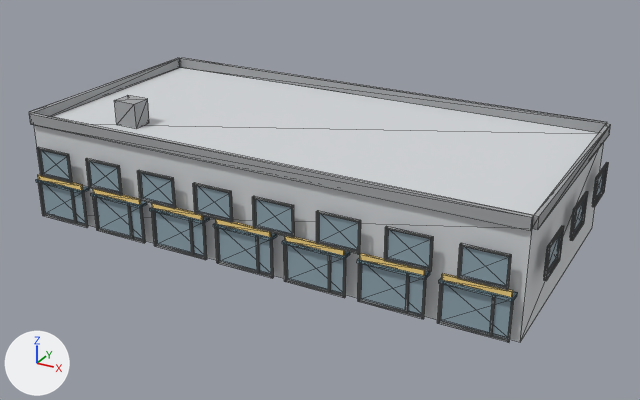
Two versions of the glTF model public/buildings/commercial_4x2_a.glb, one commit apart.
Rendered twice from a 50 mm camera at (39.5, -36.2, 23.2) aimed at (16.0, 6.6, 1.8). Every picture has the same lights, and +X, +Y and +Z are marked at lower left. The first picture is the older version. Mesh edges are drawn as thin lines. Vertices at exactly the same position are counted once.

The first picture shows 'commercial_4x2_a_0'.
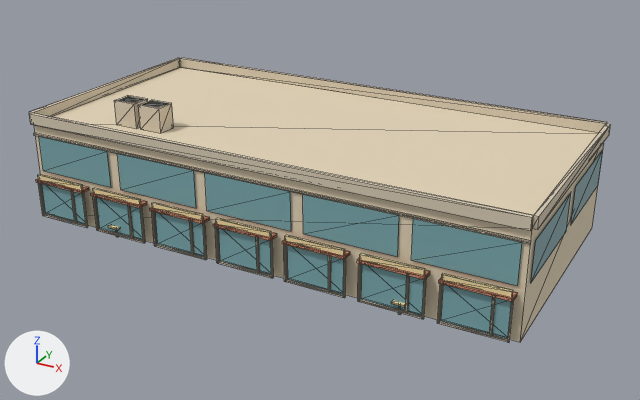
Boxes [x1, y1, x2, y2] around the edits, measured in the pictures (640 x 400 px; the box of a moved part takes in the faces that stretch with it):
'commercial_4x2_a_0', recoloured, reshaped (light grey to beige)
    both: [29, 58, 611, 342]
part 1 of me_commercial_4x2_a_0, added
    after: [34, 133, 531, 244]
part 2 of me_commercial_4x2_a_0, added (beige)
    after: [139, 100, 174, 133]
part 3 of me_commercial_4x2_a_0, added
    after: [391, 300, 406, 307]
part 4 of me_commercial_4x2_a_0, deleted
    before: [37, 147, 608, 290]
part 5 of me_commercial_4x2_a_0, moved or reshaped
    before: [93, 188, 423, 270]
    after: [39, 97, 603, 286]

What changed in the scene script:
```text
Change mat_commercial_4x2_a_wall:
    mat_commercial_4x2_a_wall.base_color: (0.66, 0.68, 0.7) -> (0.77, 0.66, 0.48)  # light grey #d4d7da -> beige #e3d4b8
Change mat_commercial_4x2_a_trim:
    mat_commercial_4x2_a_trim.base_color: (0.363, 0.374, 0.385) -> (0.69, 0.6, 0.46)  # grey #a2a5a7 -> beige #d8cbb5
Change mat_commercial_4x2_a_awning:
    mat_commercial_4x2_a_awning.base_color: (0.18, 0.28, 0.34) -> (0.66, 0.26, 0.15)  # greyish blue #76909e -> beige #d48b6c
Change me_commercial_4x2_a_0:
    used by ob_commercial_4x2_a_0; location = (0.0, 0.0, 0.0)
    remove me_commercial_4x2_a_0.from_pydata(...)  # 1364 vertices, 2064 faces; spans x -0.6..31.1, y -0.8..15.1, z 0.0..7.5
    add me_commercial_4x2_a_0.from_pydata(...)  # 604 vertices, 860 faces; spans x -0.2..30.8, y -0.8..14.8, z 0.0..7.5
    me_commercial_4x2_a_0 part 1: a new loose piece, a box spanning x 0.0..30.5, y -0.1..0.0, z 5.25..5.38, in mat_commercial_4x2_a_trim (beige #d8cbb5)
    me_commercial_4x2_a_0 part 2: a new loose piece, a box spanning x 6.4..7.9, y 2.2..3.4, z 6.0..7.5, in mat_commercial_4x2_a_trim (beige #d8cbb5)
    me_commercial_4x2_a_0 part 3: a new loose piece, a box spanning x 24.05..24.75, y -0.68..-0.1, z 0.65..0.76, in mat_commercial_4x2_a_sign (beige #f0dda6)
    me_commercial_4x2_a_0 part 4: 108 loose pieces with 864 vertices, spanning x -0.6..31.1, y -0.6..15.1, z 2.9..4.7, are deleted
    me_commercial_4x2_a_0 part 5
    16 vertices are removed from x 8.3..22.2, y -0.6..-0.5, z 2.9..3.0
    38 faces are deleted
    36 vertices are added at x -0.1..30.6, y -0.1..14.6, z 3.0..7.5
    28 new vertices lie (0.0, 0.0, 2.2) away from vertices in x -0.1..30.6, y -0.1..14.6, z 3.0
    32 new faces join them, mat_commercial_4x2_a_glass (cyan #7caaaf)
    14 new faces join them, mat_commercial_4x2_a_sign (beige #f0dda6)
    other edits to the shape of me_commercial_4x2_a_0 do not show in these pictures
```
